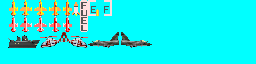
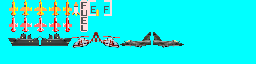
Comparing the layer stacks of the two w=256, h=64 images. Changes:
painted on "Foreground" over [8, 32, 184, 48]
